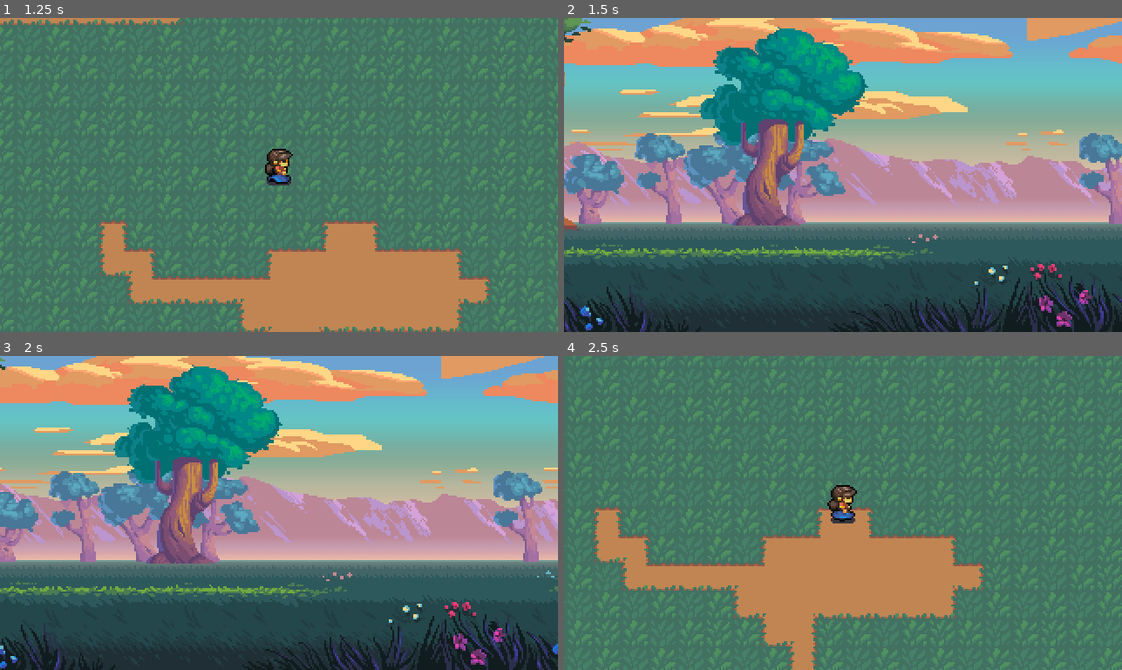
Above: before the commit, frames 1-4 (two rows, left to right).
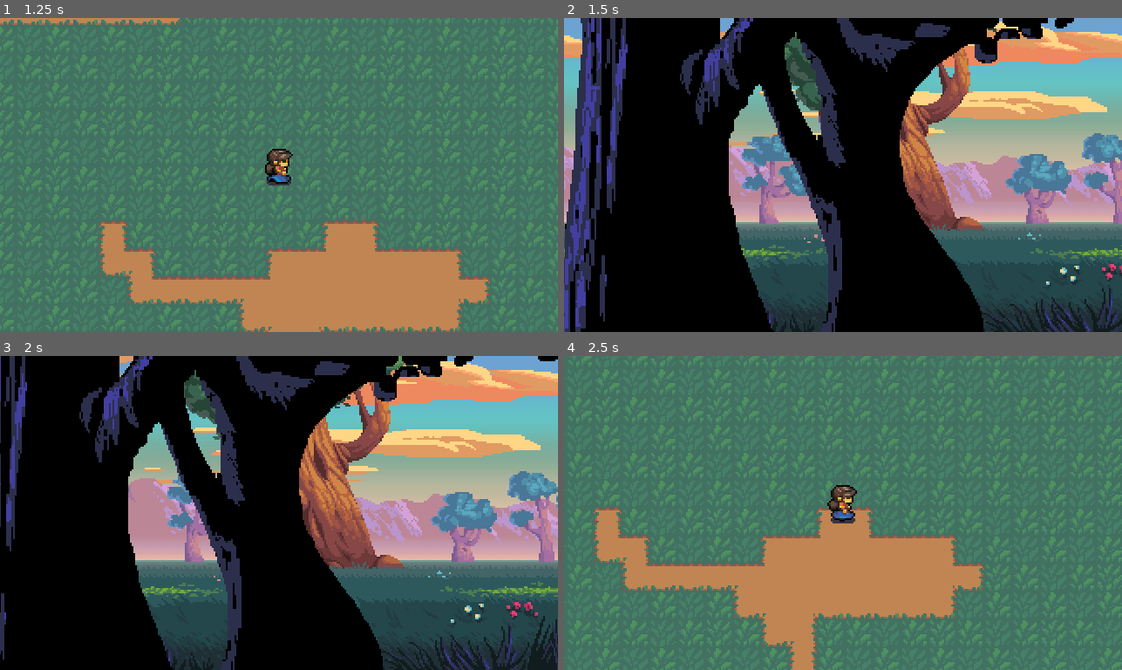
Above: after the commit, the same moments.

Repository: jalder89/RPG-In-Godot
Game: Godot game, scene res://Scenes/Levels/Town.tscn
Same seed, same stepped clock (60 frames per second), same inputs: the game is played once before the commit and once after it.
Inputs:
- Up to frame 1 (1.25 s): tap Enter (ui_accept) at 0.5 s; hold D (right) from 0.53 s (still down); hold Enter (ui_accept) from 0.53 s (still down)
- Up to frame 2 (1.5 s): release D (right) at 1.28 s; release Enter (ui_accept) at 1.28 s; hold S (down) from 1.28 s (still down); tap Enter (ui_accept) at 1.35 s
- Up to frame 3 (2 s): keep holding S (down); tap Enter (ui_accept) at 1.52, 1.82 s
- Up to frame 4 (2.5 s): release S (down) at 2.03 s; hold D (right) from 2.03 s (still down); hold Enter (ui_accept) from 2.03 s (still down)

Frame 1 is identical in both runs. In frame 2, 74% of the frame differs, in the area x 0-100%, y 0-100%; in frame 3, 73%; in frame 4, nothing differs.

Commit message:
Implemented parallax effect on foreground and background with battle camera pan.

Diff:
--- a/Scenes/Battle/battle.tscn
+++ b/Scenes/Battle/battle.tscn
@@ -12,7 +12,7 @@
 
 [sub_resource type="Animation" id="Animation_exeku"]
 resource_name = "Pan"
-length = 2.0
+length = 1.75
 tracks/0/type = "value"
 tracks/0/imported = false
 tracks/0/enabled = true
@@ -20,7 +20,7 @@
 tracks/0/interp = 1
 tracks/0/loop_wrap = true
 tracks/0/keys = {
-"times": PackedFloat32Array(0, 1.5, 2),
+"times": PackedFloat32Array(0, 1.25, 1.75),
 "transitions": PackedFloat32Array(0.5, 1, 1),
 "update": 0,
 "values": [Vector2(-160, 90), Vector2(160, 90), Vector2(160, 90)]
@@ -53,6 +53,8 @@
 [node name="ParallaxBackground" type="ParallaxBackground" parent="."]
 
 [node name="SkyLayer" type="ParallaxLayer" parent="ParallaxBackground"]
+motion_scale = Vector2(0.1, 1)
+motion_offset = Vector2(2.08165e-12, 2.08165e-12)
 motion_mirroring = Vector2(320, 2.08165e-12)
 
 [node name="Sprite2D" type="Sprite2D" parent="ParallaxBackground/SkyLayer"]
@@ -60,6 +62,8 @@
 centered = false
 
 [node name="MountainsLayer" type="ParallaxLayer" parent="ParallaxBackground"]
+motion_scale = Vector2(0.2, 1)
+motion_offset = Vector2(200, 2.08165e-12)
 motion_mirroring = Vector2(400, 2.08165e-12)
 
 [node name="Sprite2D" type="Sprite2D" parent="ParallaxBackground/MountainsLayer"]
@@ -67,6 +71,8 @@
 centered = false
 
 [node name="FarTreesLayer" type="ParallaxLayer" parent="ParallaxBackground"]
+motion_scale = Vector2(0.4, 1)
+motion_offset = Vector2(-80, 2.08165e-12)
 motion_mirroring = Vector2(500, 2.08165e-12)
 
 [node name="Sprite2D" type="Sprite2D" parent="ParallaxBackground/FarTreesLayer"]
@@ -74,6 +80,8 @@
 centered = false
 
 [node name="TreeLayer" type="ParallaxLayer" parent="ParallaxBackground"]
+motion_scale = Vector2(0.6, 1)
+motion_offset = Vector2(-135, 2.08165e-12)
 motion_mirroring = Vector2(480, 2.08165e-12)
 
 [node name="Sprite2D" type="Sprite2D" parent="ParallaxBackground/TreeLayer"]
@@ -84,12 +92,15 @@
 motion_mirroring = Vector2(420, 2.08165e-12)
 
 [node name="Sprite2D" type="Sprite2D" parent="ParallaxBackground/GrassLayer"]
+position = Vector2(-50, 2.08165e-12)
 texture = ExtResource("6_67o3r")
 centered = false
 
 [node name="ParallaxForeground" type="ParallaxBackground" parent="."]
+layer = 10
 
 [node name="GrassCloseLayer" type="ParallaxLayer" parent="ParallaxForeground"]
+motion_scale = Vector2(1.2, 1)
 motion_mirroring = Vector2(320, 2.08165e-12)
 
 [node name="Sprite2D" type="Sprite2D" parent="ParallaxForeground/GrassCloseLayer"]
@@ -97,6 +108,8 @@
 centered = false
 
 [node name="GrassForegroundLayer" type="ParallaxLayer" parent="ParallaxForeground"]
+motion_scale = Vector2(1.4, 1)
+motion_offset = Vector2(-20, 2.08165e-12)
 motion_mirroring = Vector2(320, 2.08165e-12)
 
 [node name="Sprite2D" type="Sprite2D" parent="ParallaxForeground/GrassForegroundLayer"]
@@ -104,11 +117,10 @@
 centered = false
 
 [node name="TreeForegroundLayer" type="ParallaxLayer" parent="ParallaxForeground"]
-visible = false
-motion_offset = Vector2(2.08165e-12, 2.08165e-12)
-motion_mirroring = Vector2(2.08165e-12, 2.08165e-12)
+motion_scale = Vector2(1.4, 1)
 
 [node name="Sprite2D" type="Sprite2D" parent="ParallaxForeground/TreeForegroundLayer"]
+position = Vector2(-360, 2.08165e-12)
 texture = ExtResource("9_hu114")
 centered = false
 
